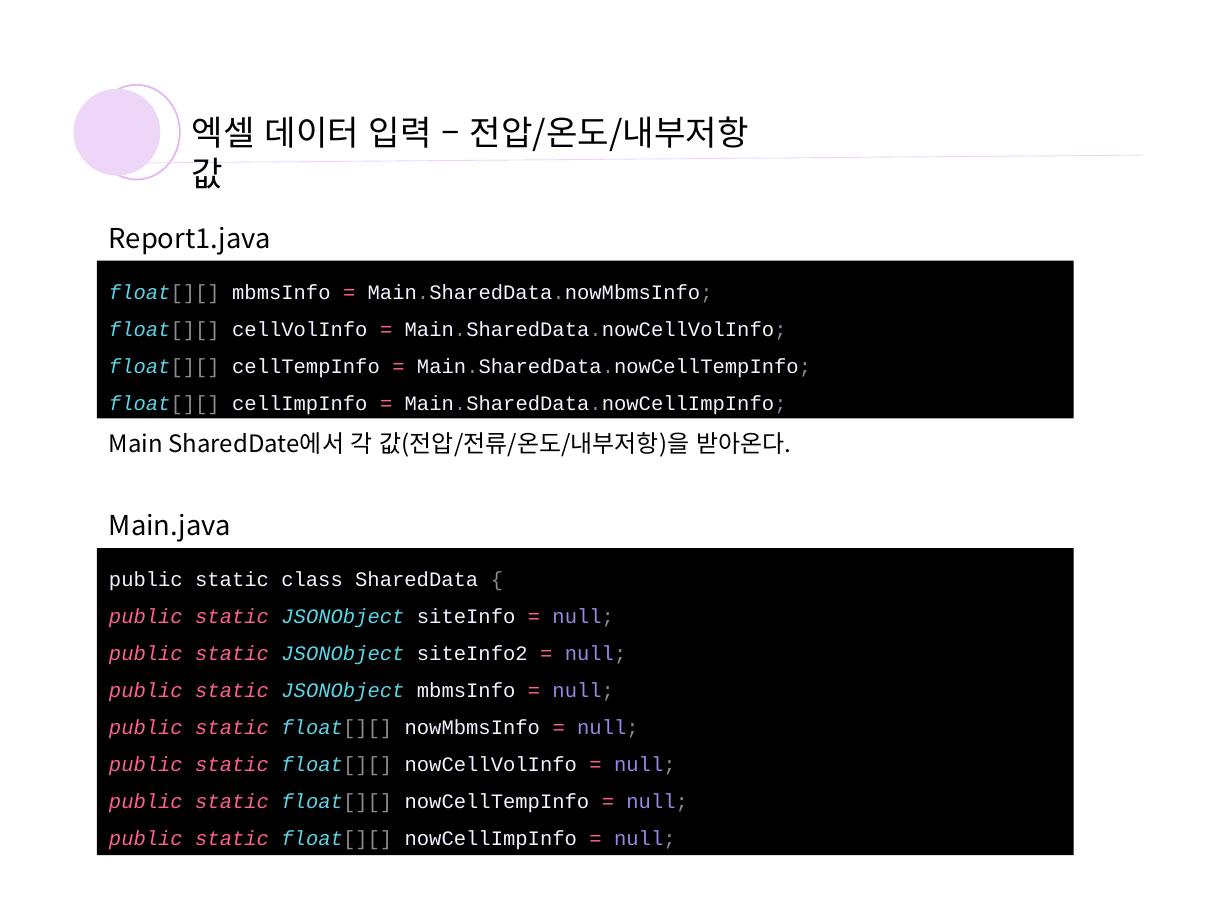
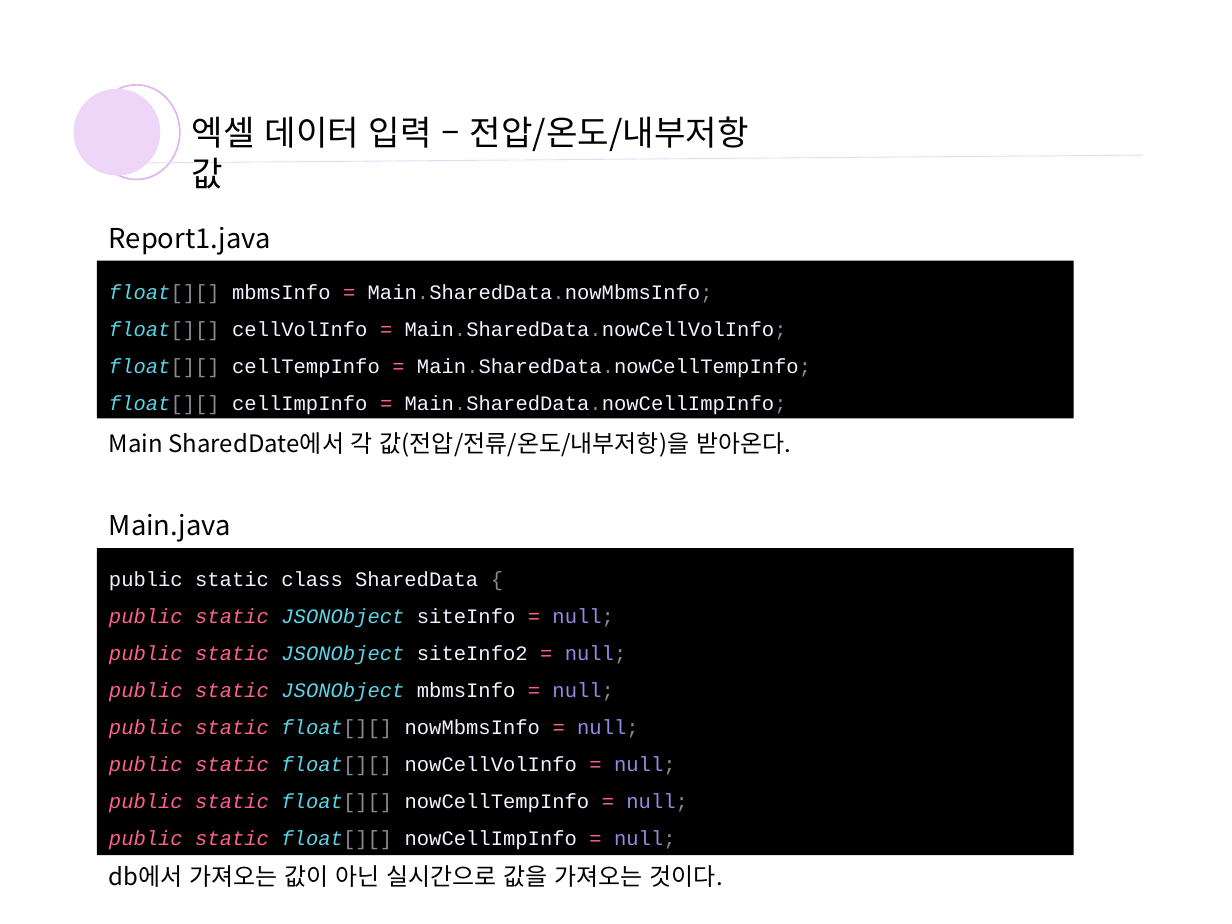
Before and after one commit to yoosooop/INTERN_log, a slide deck: slide 22 of bms 엑셀 파일 생성.pptx. Drawn at 1232x924 pixels with LibreOffice and Linux fonts; fonts in the diff are those of the drawing. Boxes give left, top, right and bottom in pixels: in the first picture for what was removed or moved away, otherwise in the second. Text is boxed around its words. In the diff, an @@ line names an element or a change of style, - is before the commit and + after.

```diff
--- a/bms 엑셀 파일 생성.pptx
+++ b/bms 엑셀 파일 생성.pptx
@@ text added at (109, 865, 723, 887), 14 pt, text #000000 @@
+db에서 가져오는 값이 아닌 실시간으로 값을 가져오는 것이다.
```
Also in this commit, not shown: 5 other slides changed, 4 slides added.
